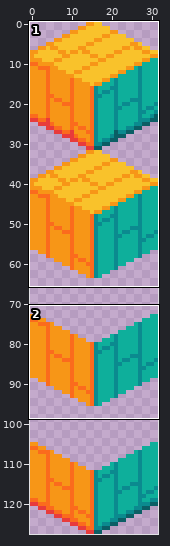
Pixel-art file: Assets/Art/S_Wall_Wood_Dream_Cube.aseprite. The picture above shows the old version from afar; the outline marks the close-up.
Close-up. Before:
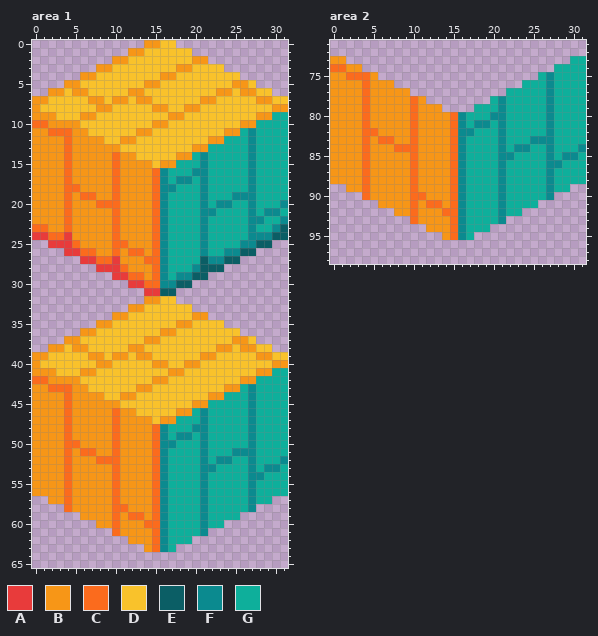
32x128 pixels, 1 frame. Shown: area 1: x 0..31, y 0..65; area 2: x 0..31, y 71..98. The commit also changed other parts of the picture, which this record leaves out.
Palette (. is transparent): A #e83b3b  B #f79617  C #fb6b1d  D #f9c22b  E #0b5e65  F #0b8a8f  G #0eaf9b
The same view after the edit:
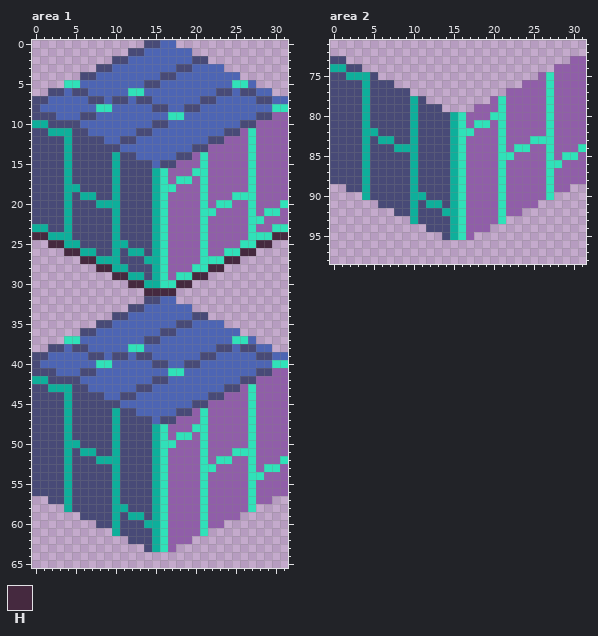
Colours new in this view: H #45293f
What changed:
layer "Turquoise" now hidden
layer "Turquoise Copy" added
Colour B changes from #f79617 to #484a77.
Colour C changes from #fb6b1d to #0eaf9b.
Colour D changes from #f9c22b to #4d65b4.
Colour F changes from #0b8a8f to #30e1b9.
Colour G changes from #0eaf9b to #905ea9.
Area 1, layer "Turquoise Copy":
Colour A becomes colour C in rows 24 to 25 at x 4; in rows 27 to 28 at x 10.
Colour B becomes colour F in row 5 at x 4 to 5 and 25 to 26; in row 6 at x 12 to 13; in row 8 at x 8 to 9 and 30 to 31; in row 9 at x 17 to 18; in row 37 at x 4 to 5 and 25 to 26; in row 38 at x 12 to 13.
Colour B becomes colour F in row 40 at x 8 to 9 and 30 to 31; in row 41 at x 17 to 18.
Colour E becomes colour F in row 23 at x 31; in rows 27 to 28 at x 21.
Colour F becomes colour G in row 22 at x 31.
Colour A becomes colour H in row 24 at x 0 to 1; in row 25 at x 2 to 3; in row 26 at x 4 to 5; in row 27 at x 6 to 7; in row 28 at x 8 to 9; in row 29 at x 10 to 11.
Colour A becomes colour H in row 30 at x 12 to 13; in row 31 at x 14 to 15.
Colour E becomes colour H in row 24 at x 30 to 31; in row 25 at x 28 to 29; in row 26 at x 26 to 27; in row 27 at x 24 to 25; in row 28 at x 22 to 23; in row 29 at x 20 to 21.
Colour E becomes colour H in row 30 at x 18 to 19; in row 31 at x 16 to 17.
Boxes around the changes in both close-ups, in picture pixels (x1, y1, x2, y2):
changed: (32, 40, 288, 552)
changed: (330, 56, 586, 240)
